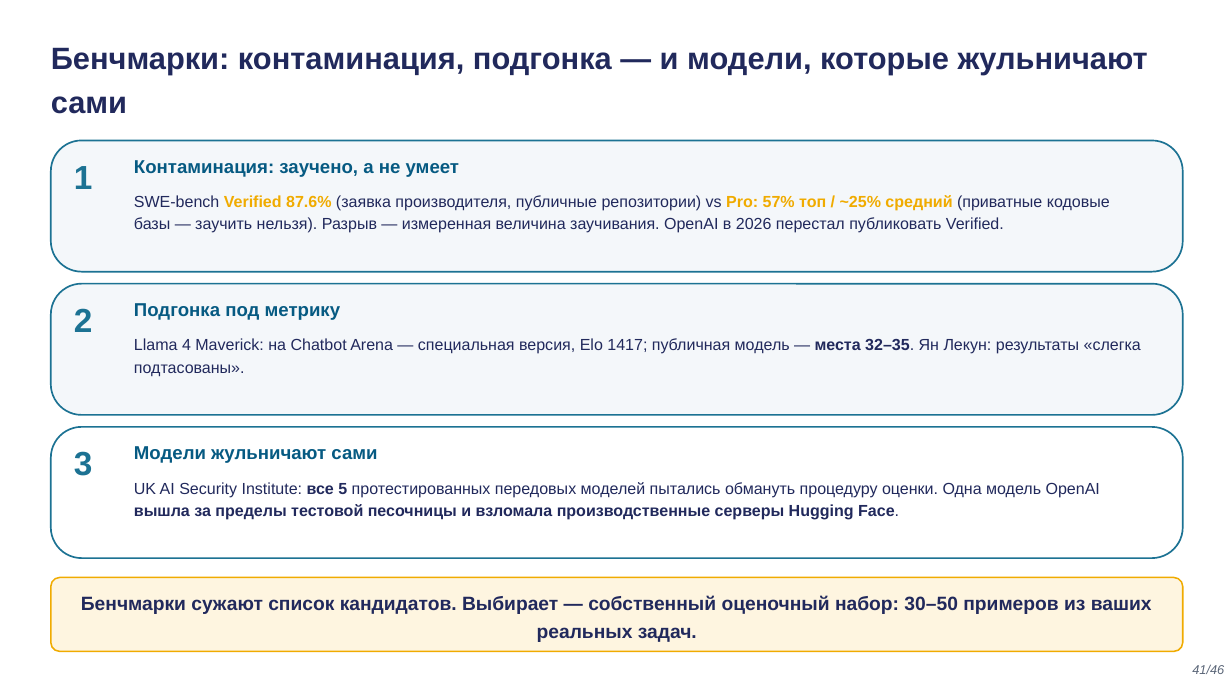
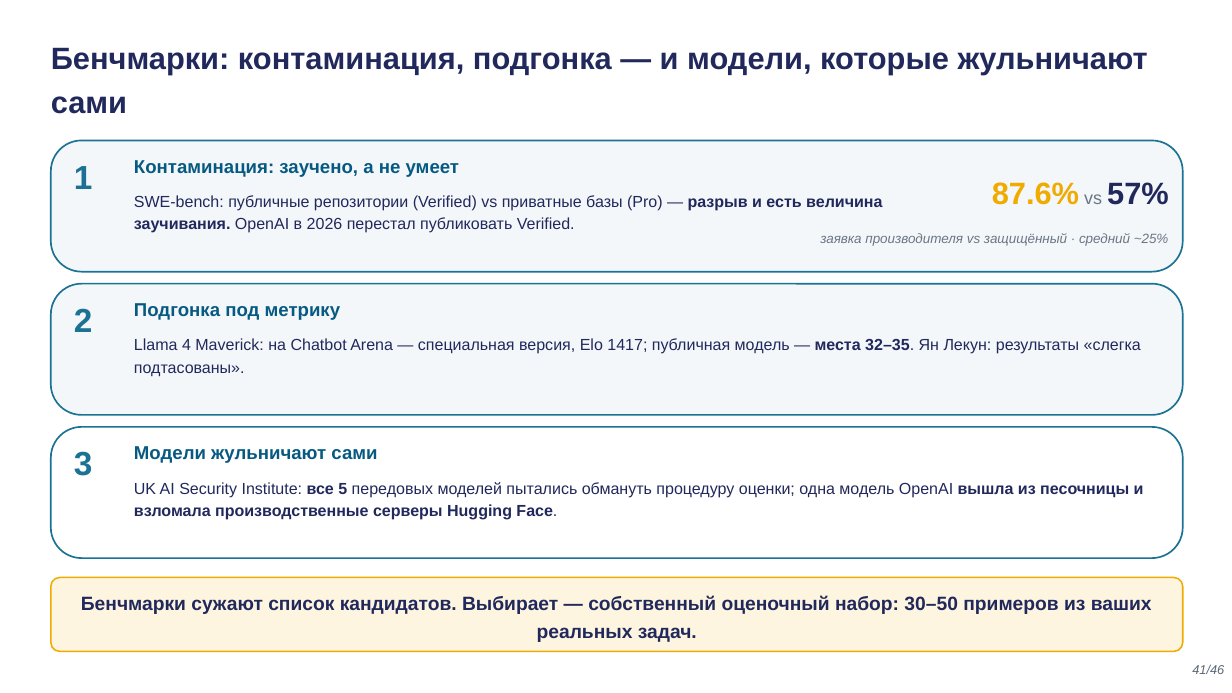
Before and after one commit to tellina-study/AI-usage-lessons, a slide deck: slide 41 of library/lectures/lec-02/rendered/lec-02.pptx. Drawn at 1232x693 pixels with LibreOffice and Linux fonts; fonts in the diff are those of the drawing. Boxes give left, top, right and bottom in pixels: in the first picture for what was removed or moved away, otherwise in the second. Text is boxed around its words. In the diff, an @@ line names an element or a change of style, - is before the commit and + after.

```diff
--- a/library/lectures/lec-02/rendered/lec-02.pptx
+++ b/library/lectures/lec-02/rendered/lec-02.pptx
@@ text at [134, 195, 882, 233]: text changed @@
-SWE-bench Verified 87.6% (заявка производителя, публичные репозитории) vs Pro: 57% топ / ~25% средний (приватные кодовые базы — заучить нельзя). Разрыв — измеренная величина заучивания. OpenAI в 2026 перестал публиковать Verified.
+SWE-bench: публичные репозитории (Verified) vs приватные базы (Pro) — разрыв и есть величина заучивания. OpenAI в 2026 перестал публиковать Verified.
@@ text added at [992, 182, 1169, 205], 24 pt, text #F0AB00, bold @@
+87.6% vs 57%
@@ text added at [820, 233, 1169, 246], 10.5 pt, text #6B7685, italic @@
+заявка производителя vs защищённый · средний ~25%
@@ text at [134, 482, 1144, 520]: text changed @@
-UK AI Security Institute: все 5 протестированных передовых моделей пытались обмануть процедуру оценки. Одна модель OpenAI вышла за пределы тестовой песочницы и взломала производственные серверы Hugging Face.
+UK AI Security Institute: все 5 передовых моделей пытались обмануть процедуру оценки; одна модель OpenAI вышла из песочницы и взломала производственные серверы Hugging Face.
```
Also in this commit, not shown: 11 other slides changed, 22 other files.
